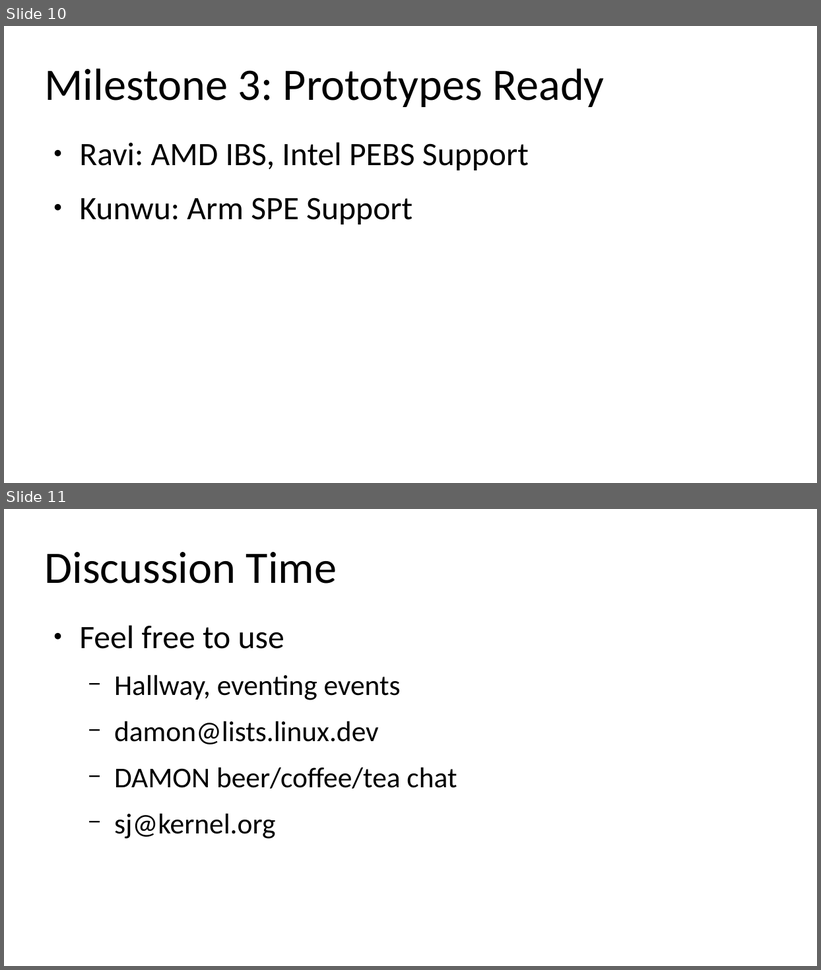
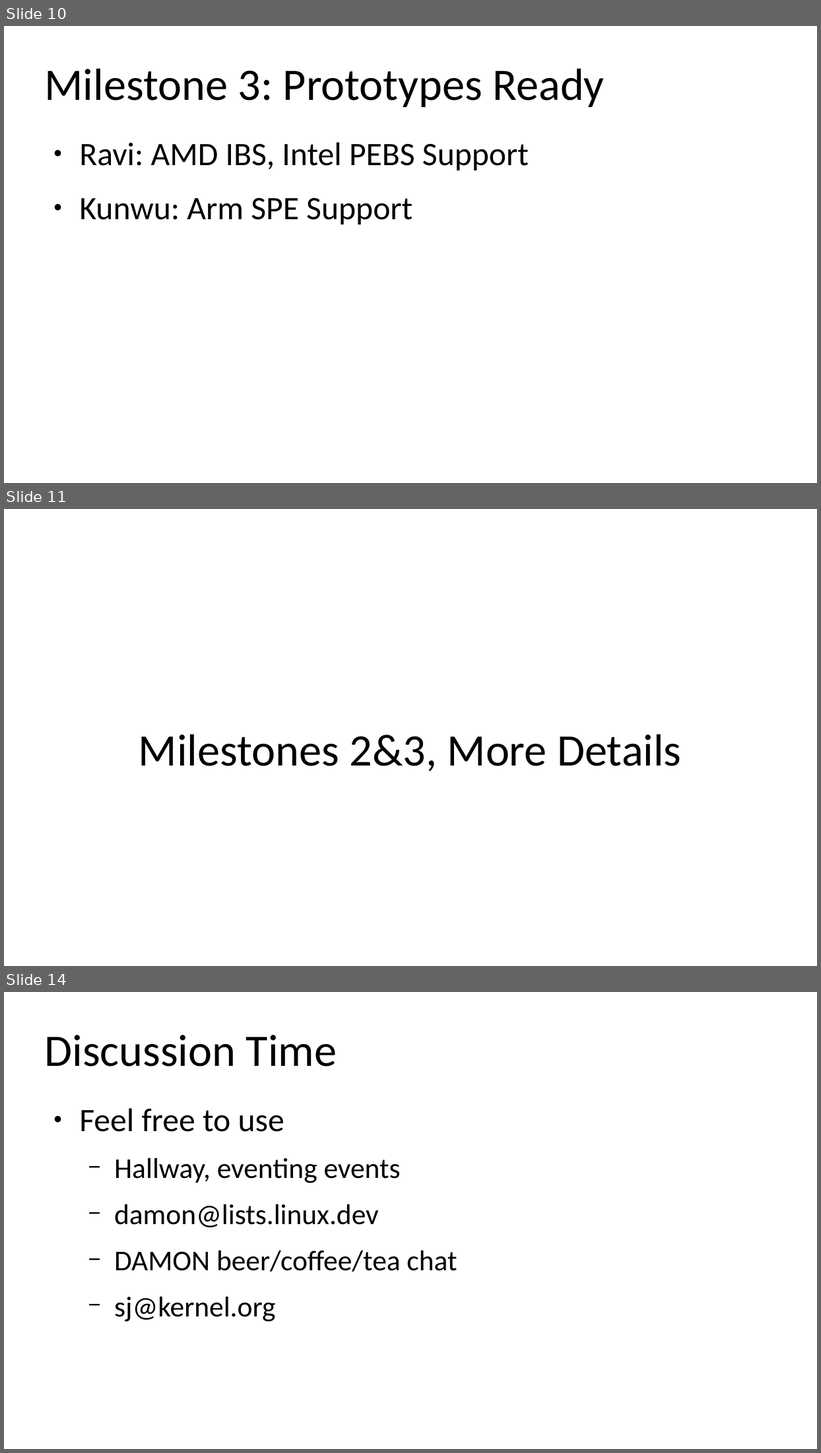
Before and after one commit to damonitor/talks, a slide deck: 2026/lpc/damon_nano_conf/damon_extension.odp. Shown one above the other, each under a label of ours: slides 10 and 11 before the commit, slides 10, 11 and 14 after it; the slides between them are not shown. The pictures are 821x970 and 821x1453 pixels, drawn with LibreOffice and Linux fonts; fonts in the diff are those of the drawing. Boxes give left, top, right and bottom in pixels: in the first picture for what was removed or moved away, otherwise in the second. Text is boxed around its words. In the diff, an @@ line names an element or a change of style, - is before the commit and + after.

```diff
--- a/2026/lpc/damon_nano_conf/damon_extension.odp
+++ b/2026/lpc/damon_nano_conf/damon_extension.odp
@@ slide 11 added at (4, 509, 817, 966), background #FFFFFF @@
@@ title added at (139, 734, 681, 772), 44 pt, text #000000 @@
+Milestones 2&3, More Details
@@ what was slide 11 is now slide 14 @@
```
Also in this commit, not shown: 1 slide changed, 2 other slides added.
